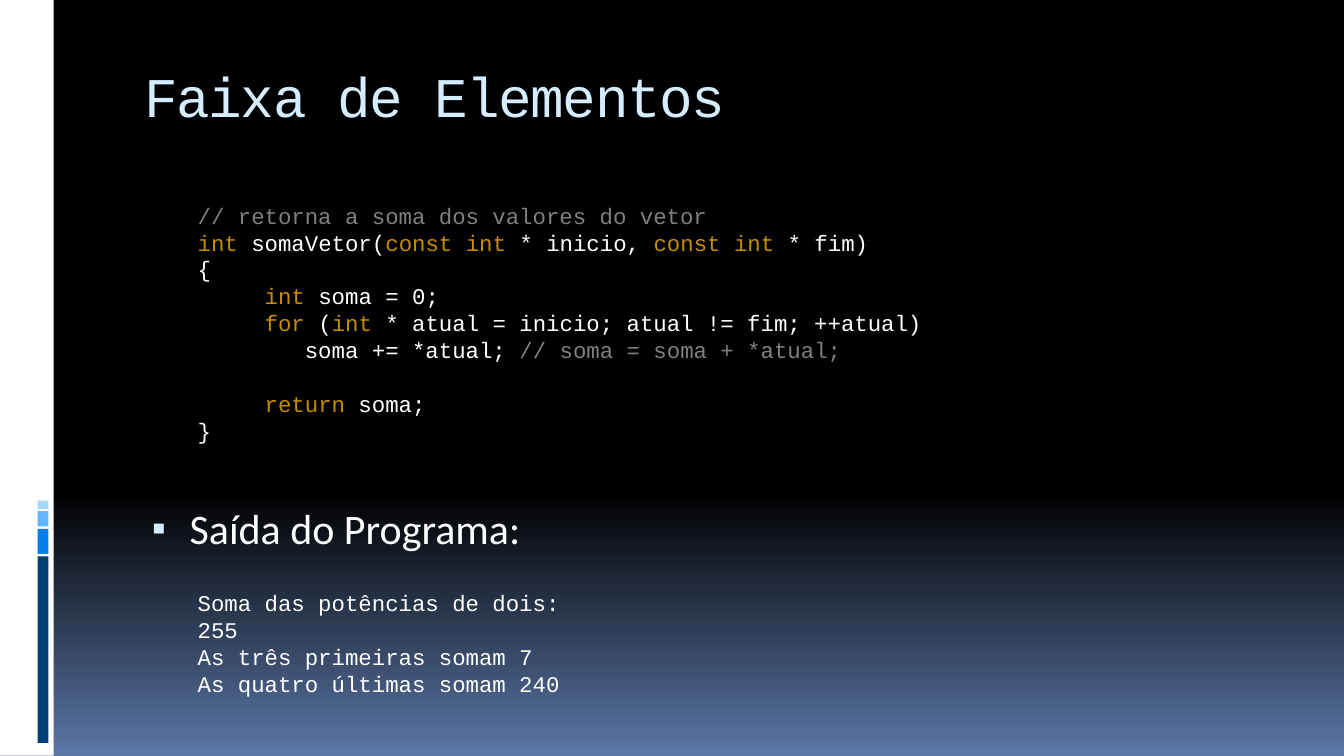
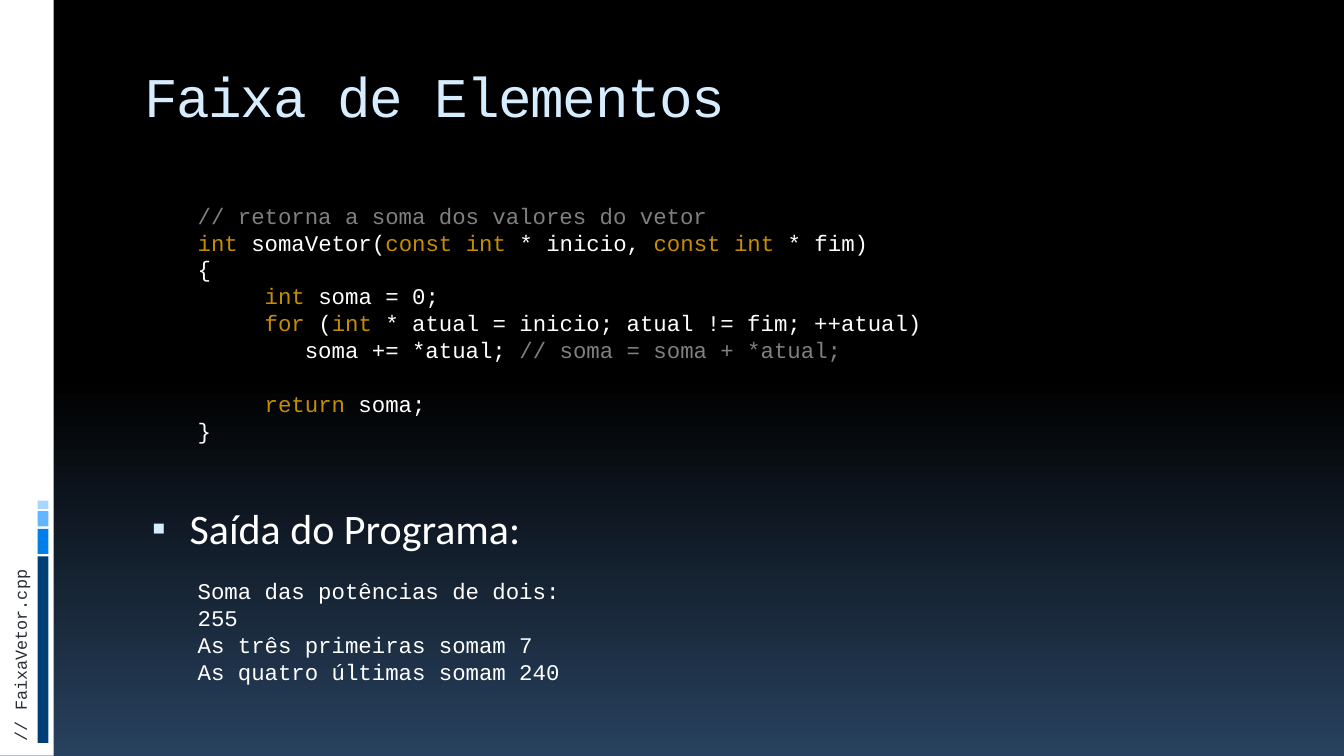
Before and after one commit to JudsonSS/ProgComp, a slide deck: slide 27 of Slides/25. Funções com Vetores.pptx (slide 26 before the commit). Drawn at 1344x756 pixels with LibreOffice and Linux fonts; fonts in the diff are those of the drawing. Boxes give left, top, right and bottom in pixels: in the first picture for what was removed or moved away, otherwise in the second. Text is boxed around its words. In the diff, an @@ line names an element or a change of style, - is before the commit and + after.

```diff
--- a/Slides/25. Funções com Vetores.pptx
+++ b/Slides/25. Funções com Vetores.pptx
@@ background gradient #000000 to #5B77A8 to gradient #000000 to #28415E @@
@@ text added at (13,584,32,707), 12 pt, text #272D38 @@
+// FaixaVetor.cpp
@@ text "Soma das potências de dois: ...": place and size @@
-text "Soma das potências de dois: ..." at (198,595,559,697)
+text "Soma das potências de dois: ..." at (198,583,559,685)
```
Also in this commit, not shown: 28 other slides changed, 1 slide added, 5 other files.
